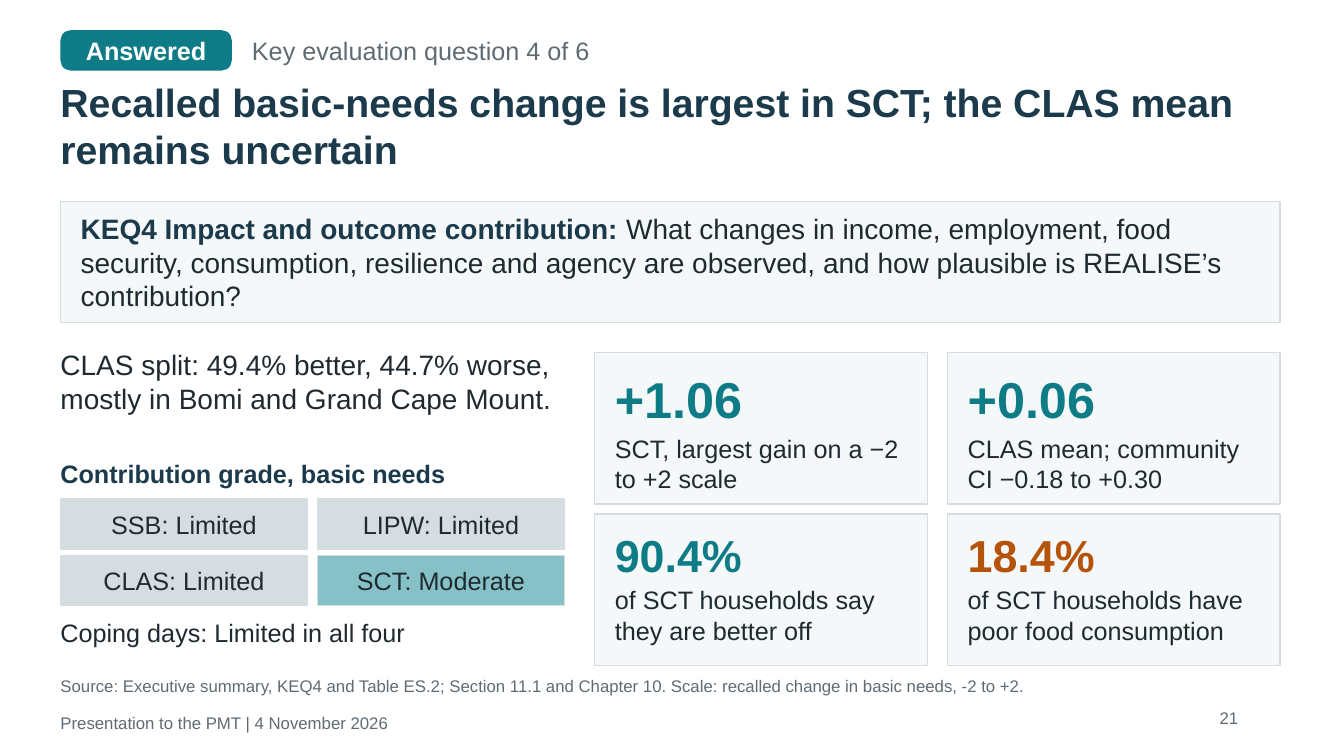
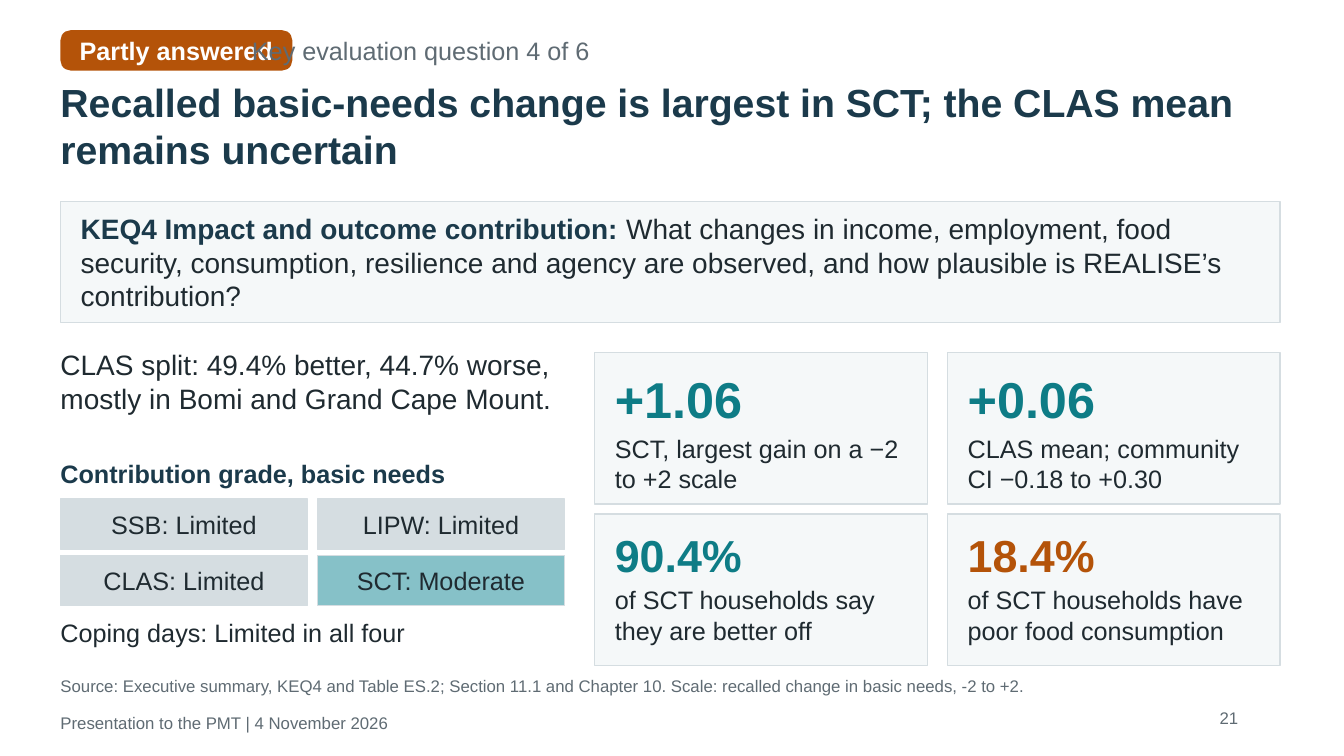
Before and after one commit to kokouekpinda/kokouekpinda, a slide deck: slide 27 of deliverables/REALISE_PMT_Presentation_v5.pptx (slide 26 before the commit). Drawn at 1344x756 pixels with LibreOffice and Linux fonts; fonts in the diff are those of the drawing. Boxes give left, top, right and bottom in pixels: in the first picture for what was removed or moved away, otherwise in the second. Text is boxed around its words. In the diff, an @@ line names an element or a change of style, - is before the commit and + after.

```diff
--- a/deliverables/REALISE_PMT_Presentation_v5.pptx
+++ b/deliverables/REALISE_PMT_Presentation_v5.pptx
@@ rounded rectangle "Partly answered": place and size @@
-rounded rectangle "Partly answered" at (60, 30, 232, 71)
+rounded rectangle "Partly answered" at (60, 30, 292, 71)
@@ rounded rectangle "Partly answered" at (60, 30, 292, 71): fill #0E7C86 to #B45309 @@
@@ text in rounded rectangle at (80, 41, 273, 66): text changed @@
-Answered
+Partly answered
```
Also in this commit, not shown: 7 other slides changed, 11 slides added, 3 slides removed, 7 other files.
